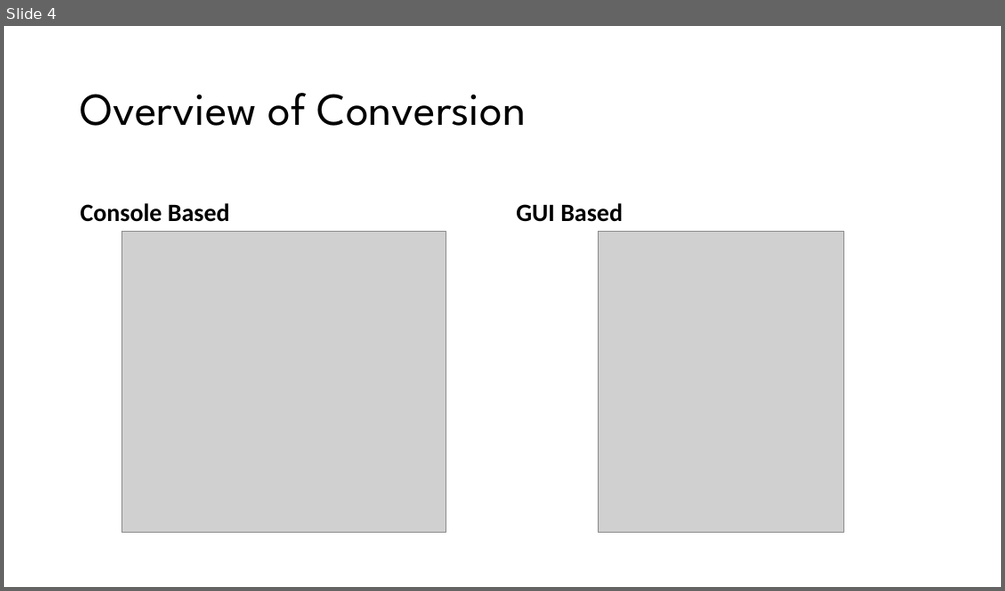
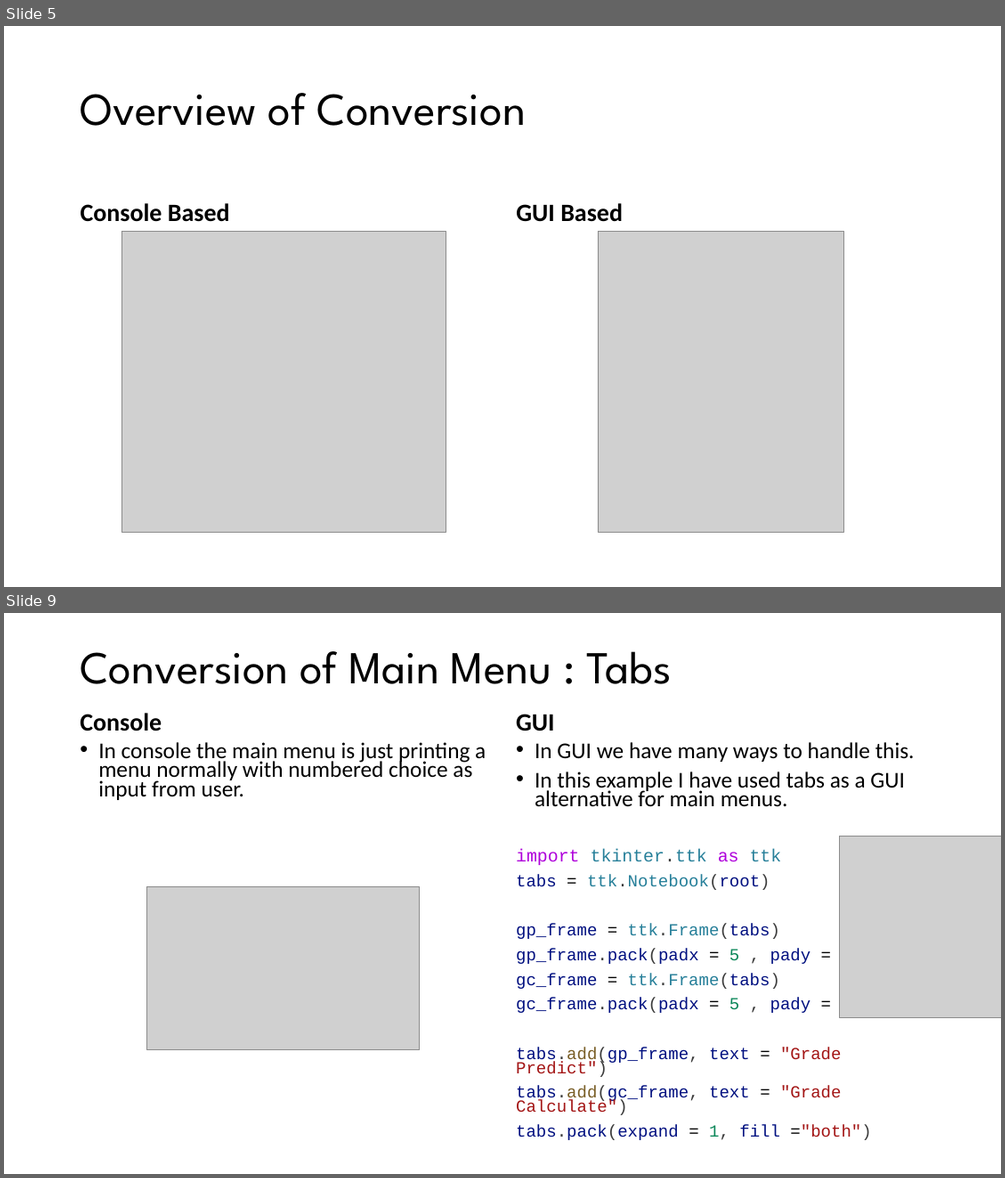
Before and after one commit to RKS200/Grade-Predictor, a slide deck: presentation.pptx. Shown one above the other, each under a label of ours: slide 4 before the commit, slides 5 and 9 after it; the slides between them are not shown. The pictures are 1005x591 and 1005x1178 pixels, drawn with LibreOffice and Linux fonts; fonts in the diff are those of the drawing; grey boxes stand for pictures. Boxes give left, top, right and bottom in pixels: in the first picture for what was removed or moved away, otherwise in the second. Text is boxed around its words. In the diff, an @@ line names an element or a change of style, - is before the commit and + after.

Commit message:
fixed presentation

```diff
--- a/presentation.pptx
+++ b/presentation.pptx
@@ slide 9 added at box(4, 613, 1001, 1174), background #FFFFFF @@
@@ title added at box(81, 651, 671, 684), 44 pt, text #000000 @@
+Conversion of Main Menu : Tabs
@@ text added at box(80, 713, 162, 731), 24 pt, text #000000, bold @@
+Console
@@ text added at box(516, 714, 555, 731), 24 pt, text #000000, bold @@
+GUI
@@ text added at box(98, 742, 485, 800), 21.7 pt, text #000000 @@
+• In console the main menu is just printing a menu normally with numbered choice as input from user.
@@ text added at box(516, 742, 914, 1140), 16.3 pt, text #001080 @@
+• In GUI we have many ways to handle this.
+• In this example I have used tabs as a GUI alternative for main menus.
+import tkinter.ttk as ttk
+tabs = ttk.Notebook(root)
+gp_frame = ttk.Frame(tabs)
+gp_frame.pack(padx = 5 , pady = 5)
+gc_frame = ttk.Frame(tabs)
+gc_frame.pack(padx = 5 , pady = 5)
+tabs.add(gp_frame, text = "Grade Predict")
+tabs.add(gc_frame, text = "Grade Calculate")
+tabs.pack(expand = 1, fill ="both")
@@ picture added at box(840, 835, 1001, 1018) @@
@@ picture added at box(146, 886, 420, 1050) @@
@@ what was slide 4 is now slide 5 @@
```
Also in this commit, not shown: 23 other slides added, 1 slide removed.
